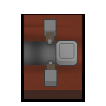
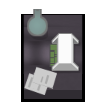
The second w=106, h=106 image is a revision of the first. Changes to its layers:
hid "plates copy" over [43, 18, 79, 87]
renamed "Pasted Layer" to "paper copy", painted on it over [23, 66, 83, 99]
added layer "allshad copy" above "Layer 1 copy" over [49, 33, 81, 73]
renamed "Pasted Layer #1" to "Layer 1 copy", painted on it over [23, 9, 83, 41]
painted on "border" over [23, 14, 83, 99]
